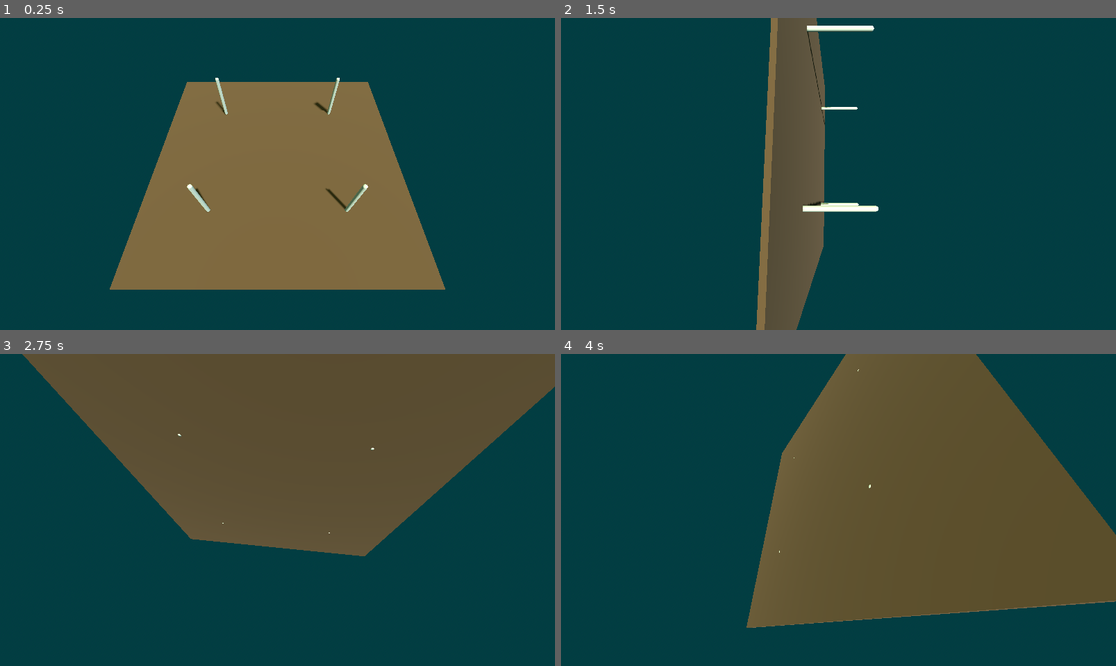
Above: before the commit, frames 1-4 (two rows, left to right).
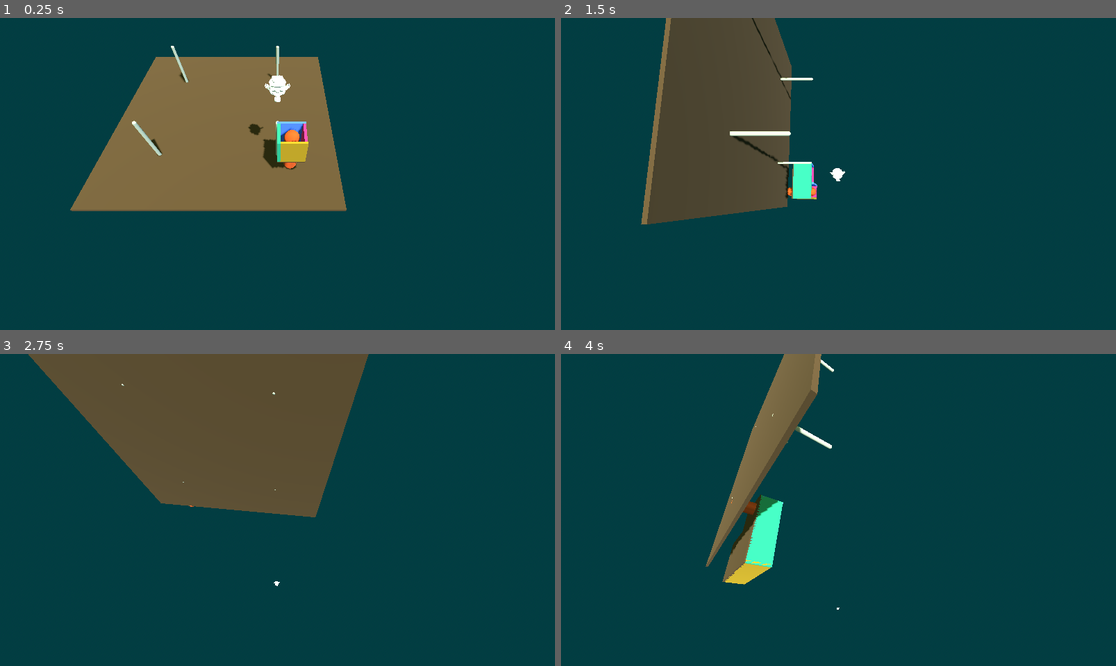
Above: after the commit, the same moments.

Repository: unblinky/gravity-guru
Game: Godot game, scene res://Main/Main.tscn
Two runs of this game, one before a commit and one after it. Both use one fixed random seed, a clock stepped at 60 frames per second and the inputs below.
Inputs:
- Up to frame 1 (0.25 s): no input
- Up to frame 2 (1.5 s): hold D (tilt_right) 0.53-1.28 s; hold S (tilt_back) from 1.28 s (still down)
- Up to frame 3 (2.75 s): release S (tilt_back) at 2.03 s; hold D (tilt_right) from 2.03 s (still down)
- Up to frame 4 (4 s): release D (tilt_right) at 2.78 s; hold W (tilt_forward) 2.78-3.53 s; hold A (tilt_left) from 3.53 s (still down)

The runs differ from the first frame. In frame 1, 27% of the frame differs, in the area x 12-81%, y 8-88%; in frame 2, 22%; in frame 3, 19%; in frame 4, 48%, in the area x 26-100%, y 0-88%.

Commit message:
Revert "Offset bugs."
This reverts commit 6f044ad454841e512a22a4f874a71bdb83c83366.

Diff:
--- a/Code/Ball/Ball.tscn
+++ b/Code/Ball/Ball.tscn
@@ -16,6 +16,7 @@
 shape = SubResource("SphereShape3D_uk1te")
 
 [node name="MeshInstance3D" type="MeshInstance3D" parent="." unique_id=1081615883]
+visible = false
 mesh = SubResource("SphereMesh_uk1te")
 
 [node name="monkey_ball" parent="." unique_id=44303512 instance=ExtResource("1_cfgdn")]
--- a/Code/Main/Main.tscn
+++ b/Code/Main/Main.tscn
@@ -1,6 +1,7 @@
 [gd_scene format=3 uid="uid://b1wdu85kwpks7"]
 
 [ext_resource type="Script" uid="uid://b4r8xk7j4j4fv" path="res://Main/Main.gd" id="1_lxy7q"]
+[ext_resource type="PackedScene" uid="uid://cymahi8ut8h1e" path="res://Ball/Ball.tscn" id="2_83ytx"]
 [ext_resource type="PackedScene" uid="uid://cvkd56cc3u2qh" path="res://Maze/Maze.tscn" id="3_amygn"]
 
 [sub_resource type="ProceduralSkyMaterial" id="ProceduralSkyMaterial_amygn"]
@@ -33,5 +34,7 @@
 [node name="Camera3D" type="Camera3D" parent="Rig" unique_id=2041526354]
 transform = Transform3D(1, 0, 0, 0, 1, 0, 0, 0, 1, 0, 0, 7.101696)
 
+[node name="Ball" parent="." unique_id=293667383 instance=ExtResource("2_83ytx")]
+transform = Transform3D(1, 0, 0, 0, 1, 0, 0, 0, 1, 0, 2.5248413, 0)
+
 [node name="Maze" parent="." unique_id=1318115514 instance=ExtResource("3_amygn")]
-dimensions = Vector2i(91, 4)
--- a/Code/Maze/Maze.gd
+++ b/Code/Maze/Maze.gd
@@ -2,15 +2,12 @@
 class_name Maze
 
 const ROOM = preload("res://Room/Room.tscn")
-const BALL = preload("res://Ball/Ball.tscn")
+@onready var scout: MeshInstance3D = $Scout
 
-@onready var offset: Node3D = $Offset
-@onready var scout: MeshInstance3D = $Offset/Scout
-
-@export var dimensions: Vector2i = Vector2i(4, 4)
+var offset: Vector3
 
 func _ready() -> void:
-	generate(dimensions.x, dimensions.y)
+	generate(6, 6)
 
 func _process(delta: float) -> void:
 	if Input.is_action_pressed("tilt_left"):
@@ -22,16 +19,14 @@
 	if Input.is_action_pressed("tilt_back"):
 		rotation_degrees.x += 2.0
 
-## Generate a random "perfect maze" level.
 func generate(columns: int, rows: int):
 	var breadcrumbs: Array[Room] # Grow and shrink. pop_at()
 	var plots_visited: Array[Vector2i] # Only grows.
 
+	offset.x = (columns - 1) / 2.0
+	offset.z = (rows - 1) / 2.0
 	# FIXME: Double-check
-	var pos: Vector3
-	pos.x = (columns - 1) / 2.0
-	pos.z = (rows - 1) / 2.0
-	offset.position -= pos
+	position -= offset
 
 	## Stores the 2D grid position.
 	var current_plot: Vector2i = Vector2i(randi_range(0, columns - 1), randi_range(0, rows - 1))
@@ -45,9 +40,9 @@
 	current_room = ROOM.instantiate()
 	current_room.maze = self
 	current_room.plot = current_plot
-	offset.add_child(current_room)
 	current_room.position.x = current_plot.x
 	current_room.position.z = current_plot.y
+	add_child(current_room)
 	breadcrumbs.append(current_room)
 	plots_visited.append(current_plot)
 	scout.position = current_room.position
@@ -98,14 +93,13 @@
 		else:
 			var neighbor_plot: Vector2i = grid_neighbors.pop_at(randi_range(0, grid_neighbors.size() - 1))
 
-			#var next_room = spawn_room()
 			# FIXME: Next Room Code Dup?
 			var next_room: Room = ROOM.instantiate()
 			next_room.maze = self
 			next_room.plot = neighbor_plot
-			offset.add_child(next_room)
 			next_room.position.x = neighbor_plot.x
 			next_room.position.z = neighbor_plot.y
+			add_child(next_room)
 			breadcrumbs.append(next_room)
 			plots_visited.append(next_room.plot)
 			scout.position = next_room.position
@@ -117,23 +111,19 @@
 			# Increment current room.
 			current_room = next_room
 
-	# Drop the ball.
-	var ball = BALL.instantiate()
-	ball.position.y = - 10
-	get_parent().add_child(ball)
 
 
-#func spawn_room():
-	#var next_room: Room = ROOM.instantiate()
-	#next_room.maze = self
-	#next_room.plot = neighbor_plot
-	#offset.add_child(next_room)
-	#next_room.position.x = neighbor_plot.x
-	#next_room.position.z = neighbor_plot.y
-	#breadcrumbs.append(next_room)
-	#plots_visited.append(next_room.plot)
-	#scout.position = next_room.position
-	#print(plots_visited)
+		#current_room.remove_wall(headed)
+		#current_room = spawn_room(current_plot)
+		#
+
+		#
+		## Error checked example of remove wall.
+		#var oposite_direction = oposite_direction(headed)
+		#if oposite_direction == Wall.Direction.NONE:
+			#print("Error! Wall.Direction.NONE")
+			#return
+		#current_room.remove_wall(oposite_direction)
 
 #
 #func spawn_room(plot: Vector2i) -> Room:
--- a/Code/Maze/Maze.tscn
+++ b/Code/Maze/Maze.tscn
@@ -22,13 +22,6 @@
 
 [node name="Maze" type="Node3D" unique_id=1318115514]
 script = ExtResource("1_d5g1r")
-
-[node name="Offset" type="Node3D" parent="." unique_id=1722430365]
-
-[node name="Scout" type="MeshInstance3D" parent="Offset" unique_id=150858860]
-transform = Transform3D(1, 0, 0, 0, 1, 0, 0, 0, 1, 0, -0.65541935, 0)
-material_override = SubResource("StandardMaterial3D_d5g1r")
-mesh = SubResource("CapsuleMesh_15p2h")
 
 [node name="MeshInstance3D" type="MeshInstance3D" parent="." unique_id=483340067]
 transform = Transform3D(1, 0, 0, 0, 1, 0, 0, 0, 1, -2.5, 0, -2.5)
@@ -46,6 +39,11 @@
 transform = Transform3D(1, 0, 0, 0, 1, 0, 0, 0, 1, -2.5, 0, 2.5)
 mesh = SubResource("CapsuleMesh_d5g1r")
 
+[node name="Scout" type="MeshInstance3D" parent="." unique_id=150858860]
+transform = Transform3D(1, 0, 0, 0, 1, 0, 0, 0, 1, 0, -0.65541935, 0)
+material_override = SubResource("StandardMaterial3D_d5g1r")
+mesh = SubResource("CapsuleMesh_15p2h")
+
 [node name="Floor" type="StaticBody3D" parent="." unique_id=577226989]
 transform = Transform3D(1, 0, 0, 0, 1, 0, 0, 0, 1, 0, -0.93655515, 0)
 
Not shown: 1 places in Code/Maze/Maze.tscn that only renumber resources
